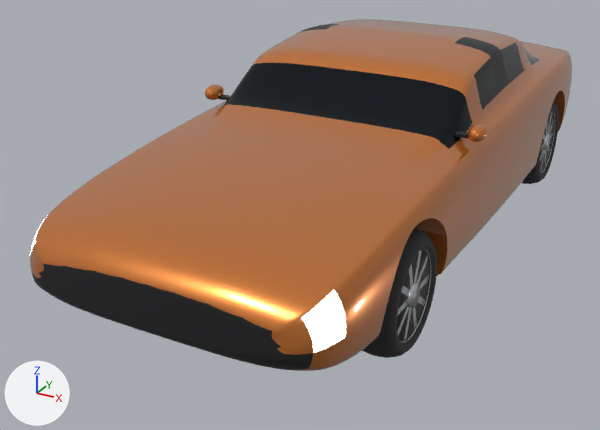
The glTF model docs/models/blender/car_emberline_gp.glb, before and after one commit.
One viewpoint serves both versions: a camera (50 mm lens) standing at (2.24, -5.04, 2.48) and looking at (-0.3, -0.42, 0.17). Lighting does not change. The marker at lower left points along +X, +Y and +Z. The older version comes first. Where no turn or scale is listed for an object, it has been applied to the vertices. Vertices at exactly the same position are counted once.

Script lines for the objects in view, before the commit:
```python
ob_body = bpy.data.objects.new('Body', me_body)
ob_body.location = (0.0, 0.0, 0.0)
ob_wheelmesh_wheel_front_l = bpy.data.objects.new('WheelMesh_Wheel_Front_L', me_torus)
ob_wheelmesh_wheel_front_l.location = (0.8, -1.42, 0.355)
ob_wheelmesh_wheel_rear_l = bpy.data.objects.new('WheelMesh_Wheel_Rear_L', me_torus_004)
ob_wheelmesh_wheel_rear_l.location = (0.8, 1.42, 0.355)
```
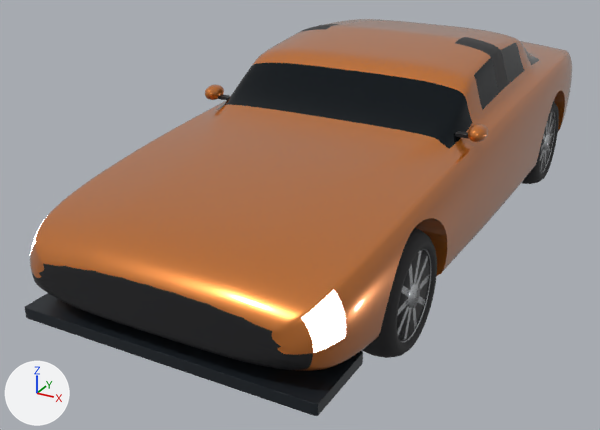
The change in detail:
Material 'Aero_Carbon' (mat_aero_carbon) is new.
Its base color is (0.018, 0.024, 0.031) (dark grey #242b31).
Its metallic is 0.32.
Its roughness is 0.34.
me_body is used by ob_body; location (0.0, 0.0, 0.0).
me_body had 17516 vertices, 34996 faces and spanned x -0.98..0.98, y -2.42..2.4, z 0.19..1.33.
me_body now has 18476 vertices, 36876 faces and spans x -0.98..0.98, y -2.42..2.4, z 0.19..1.33.
me_body part 1: the loose piece of 96 vertices spanning x -0.91..-0.79, y -0.52..-0.47, z 0.94..0.96 is copied, and the copy is scaled about its middle by (14.4, 9.54, 3.23), then moved by (0.85, -1.66, -0.7), in mat_aero_carbon (dark grey #242b31); it spans x -0.87..0.87, y -2.4..-1.92, z 0.22..0.28.
Other edits to the shape of me_body do not show in these pictures.
me_body gains material mat_aero_carbon (dark grey #242b31).

Location of each change, (x1, y1, x2, y2) in pixels of the pictures (600 x 430 px):
'Body', reshaped (13% taller)
    before: (30, 19, 572, 371)
    after: (25, 19, 572, 416)
part 1 of me_body, added
    after: (25, 293, 363, 416)
